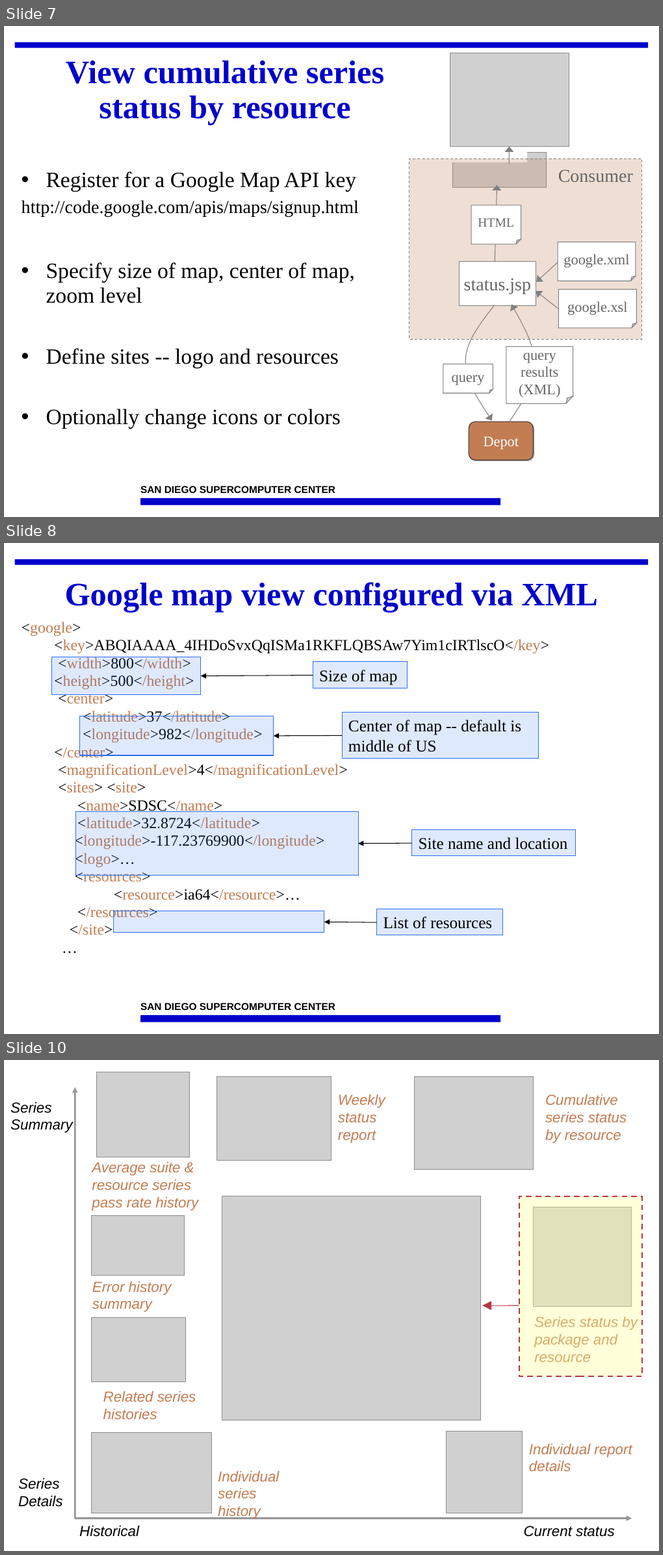
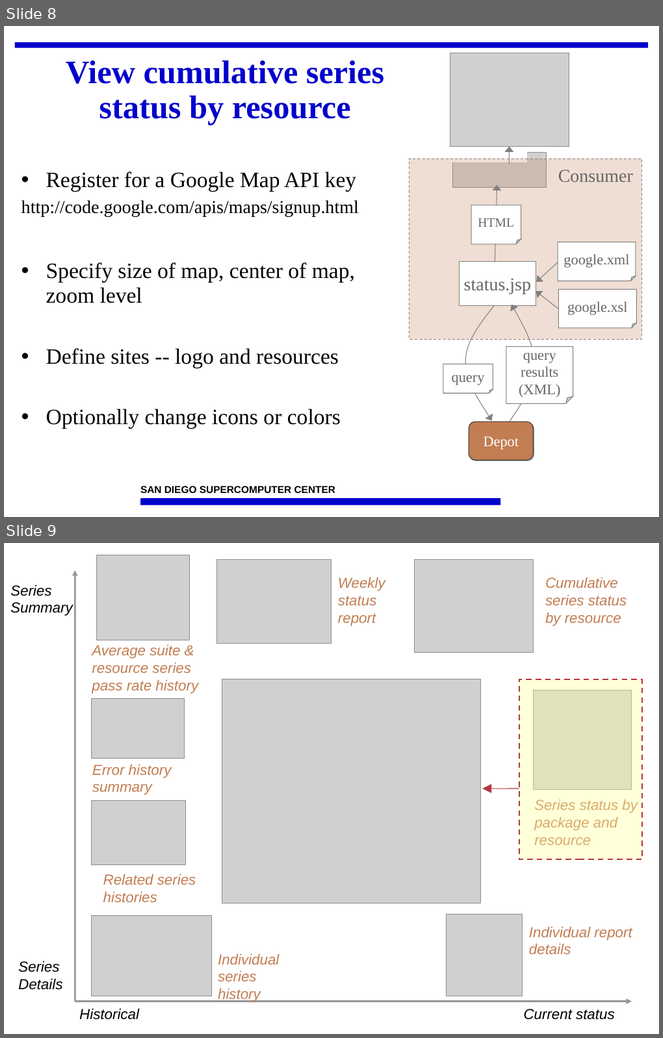
Before and after one commit to IncaProject/inca-xsede, a slide deck: talks/2010/2010workshop/consumer.ppt. Shown one above the other, each under a label of ours: slides 7, 8 and 10 before the commit, slides 8 and 9 after it; the slides between them are not shown. The pictures are 663x1555 and 663x1038 pixels, drawn with LibreOffice and Linux fonts; fonts in the diff are those of the drawing; grey boxes stand for pictures; background and template pictures are left out. Boxes give left, top, right and bottom in pixels: in the first picture for what was removed or moved away, otherwise in the second. Text is boxed around its words. In the diff, an @@ line names an element or a change of style, - is before the commit and + after.

```diff
--- a/talks/2010/2010workshop/consumer.ppt
+++ b/talks/2010/2010workshop/consumer.ppt
@@ slide 8 removed at (4,543,659,1034), background #FFFFFF; not listed: 3 template elements that a slide beside it also shows @@
@@ title removed at (65,582,597,612) @@
-Google map view configured via XML
@@ text removed at (22,622,549,935) @@
-<google>
-  <key>ABQIAAAA_4IHDoSvxQqISMa1RKFLQBSAw7Yim1cIRTlscO</key>
-  <width>800</width>
-  <height>500</height>
-  <center>
-    <latitude>37</latitude>
-    <longitude>982</longitude>
-  </center>
-  <magnificationLevel>4</magnificationLevel>
-  <sites> <site>
-  <name>SDSC</name>
-  <latitude>32.8724</latitude>
-  <longitude>-117.23769900</longitude>
-  <logo>…
-  <resources>
-    <resource>ia64</resource>…
-  </resources>
-  </site>
-  …
@@ rectangle removed at (52,657,200,695) @@
@@ arrow removed from (313, 676) to (200, 676) @@
@@ rectangle removed at (313,661,408,688) @@
-Size of map
@@ rectangle removed at (80,716,274,756) @@
@@ rectangle removed at (342,713,539,759) @@
-Center of map -- default is middle of US
@@ arrow removed from (342, 735) to (274, 735) @@
@@ rectangle removed at (76,811,358,875) @@
@@ rectangle removed at (412,830,576,856) @@
-Site name and location
@@ arrow removed from (412, 843) to (358, 844) @@
@@ rectangle removed at (113,911,324,933) @@
@@ rectangle removed at (377,909,503,936) @@
-List of resources
@@ arrow removed from (377, 923) to (324, 923) @@
@@ what was slide 7 is now slide 8 @@
@@ what was slide 10 is now slide 9 @@
```
Also in this commit, not shown: 5 slides changed, 7 slides added, 5 other slides removed.
